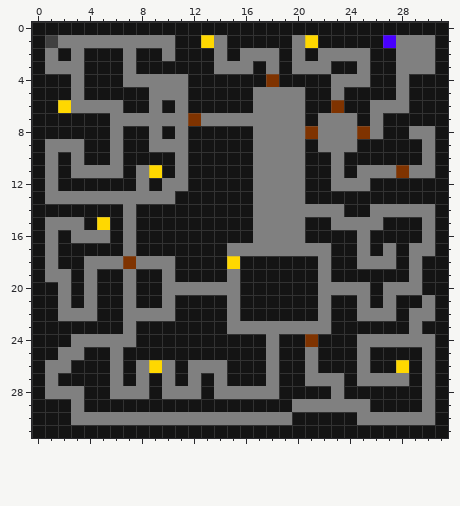
Pixel-art sprite, stored at Game/map7.png. Above: the version before the commit.
The file is 32x32 pixels.
And afterwards:
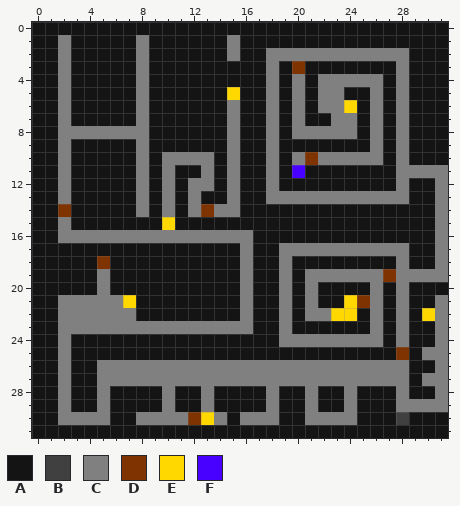
Palette (. is transparent): A #141414  B #404040  C #808080  D #7f3300  E #ffd800  F #4800ff
Change:
y 1: x 1 B -> A; x 3..7 CCCCC -> AAAAA; x 9..10 CC -> AA; x 13..15 ECA -> AAC; x 20..21 CE -> AA; x 27..30 FCCC -> AAAA
y 2: x 1..3 CAC -> ACA; x 7..8 CA -> AC; x 10 C -> A; x 14..17 CACC -> ACAA; x 19 A -> C; x 21 A -> C; x 26..27 AA -> CC; x 29..30 CC -> AA
y 3: x 1 C -> A; x 3 C -> A; x 7..8 CA -> AC; x 14..16 CCC -> AAA; x 20..22 CCC -> DAA; x 25 C -> A; x 29..30 CC -> AA
y 4: x 2..3 AC -> CA; x 7 C -> A; x 9..11 CCC -> AAA; x 18 D -> C; x 20 A -> C; x 22 A -> C; x 26 A -> C
y 5: x 2..3 AC -> CA; x 8..11 ACCC -> CAAA; x 15 A -> E; x 17 C -> A; x 19 C -> A; x 22 A -> C; x 26 A -> C
y 6: x 2..6 ECCCC -> CAAAA; x 8..9 AC -> CA; x 11 C -> A; x 15 A -> C; x 17 C -> A; x 19 C -> A; x 22..24 ADA -> CCE; x 27 C -> A
y 7: x 2 A -> C; x 6..7 CC -> AA; x 9..14 CCCDCC -> AAAAAA; x 16..17 CC -> AA; x 19 C -> A; x 22 C -> A; x 28 A -> C
y 8: x 2..5 AAAA -> CCCC; x 7..9 AAC -> CCA; x 11 C -> A; x 15 A -> C; x 17 C -> A; x 19 C -> A; x 21 D -> C; x 25 D -> A; x 28..30 ACC -> CAA
y 9: x 1 C -> A; x 3 C -> A; x 6 C -> A; x 8..11 ACCC -> CAAA; x 15 A -> C; x 17 C -> A; x 19..20 CC -> AA; x 22..24 CCC -> AAA; x 26 A -> C; x 28 A -> C; x 30 C -> A
y 10: x 1..3 CAC -> ACA; x 6 C -> A; x 8 A -> C; x 10 A -> C; x 12..13 AA -> CC; x 15 A -> C; x 17 C -> A; x 19 C -> A; x 21..22 AA -> DC; x 24..26 AAA -> CCC; x 28 A -> C; x 30 C -> A
y 11: x 1..6 CACCCC -> ACAAAA; x 9..11 EAC -> ACA; x 13 A -> C; x 15 A -> C; x 17 C -> A; x 19..20 CC -> AF; x 23 C -> A; x 25..28 CCCD -> AAAC; x 31 A -> C
y 12: x 1..2 CA -> AC; x 11..13 CAA -> ACC; x 15 A -> C; x 17 C -> A; x 19..20 CC -> AA; x 23..25 CCC -> AAA; x 28 A -> C; x 31 A -> C
y 13: x 1 C -> A; x 3..7 CCCCC -> AAAAA; x 9 C -> A; x 12 A -> C; x 15 A -> C; x 17 C -> A; x 21..28 AAAAAAAA -> CCCCCCCC; x 31 A -> C
y 14: x 2 A -> D; x 7..8 CA -> AC; x 10 A -> C; x 12..15 AAAA -> CDCC; x 17..23 CCCCCCC -> AAAAAAA; x 26..31 CCCCCA -> AAAAAC
y 15: x 1 C -> A; x 3 C -> A; x 5 E -> A; x 7 C -> A; x 10 A -> E; x 17..20 CCCC -> AAAA; x 23..26 CCCC -> AAAA; x 30..31 CA -> AC
y 16: x 1..2 CA -> AC; x 6 A -> C; x 8..20 AAAAAAAAACCCC -> CCCCCCCCCAAAA; x 25 C -> A; x 30..31 CA -> AC
y 17: x 1 C -> A; x 7 C -> A; x 15 C -> A; x 17..18 CC -> AA; x 23..24 AA -> CC; x 26 A -> C; x 28..31 ACCA -> CAAC
y 18: x 1 C -> A; x 4..10 CCCDCCC -> ADAAAAA; x 15..16 EA -> AC; x 19 A -> C; x 22 C -> A; x 25..29 CCCAC -> AAACA; x 31 A -> C
y 19: x 1..2 CC -> AA; x 4..5 CA -> AC; x 7 C -> A; x 10 C -> A; x 15..16 CA -> AC; x 19 A -> C; x 21 A -> C; x 23..28 AAAAAA -> CCCCDC; x 30..31 AA -> CC
y 20: x 2 C -> A; x 4..5 CA -> AC; x 7 C -> A; x 10..16 CCCCCCA -> AAAAAAC; x 19 A -> C; x 21..27 ACCCCAC -> CAAAACA; x 29 C -> A
y 21: x 3 A -> C; x 5..7 AAC -> CCE; x 10 C -> A; x 15..16 CA -> AC; x 19 A -> C; x 21..22 AC -> CA; x 24..28 ACACA -> EDCAC; x 30..31 CA -> AC
y 22: x 5..6 AA -> CC; x 8..10 CCC -> AAA; x 15..16 CA -> AC; x 19 A -> C; x 21 A -> C; x 23..25 AAC -> EEA; x 27..31 CACCA -> ACAEC
y 23: x 2..6 AAAAA -> CCCCC; x 8..14 AAAAAAA -> CCCCCCC; x 17..18 CC -> AA; x 20..22 CCC -> AAA; x 26 A -> C; x 28..29 AC -> CA; x 31 A -> C
y 24: x 2..7 ACCCCC -> CAAAAA; x 18..24 CAADAAA -> ACCCCCC; x 27 C -> A; x 29..31 CCA -> AAC
y 25: x 3 C -> A; x 6 C -> A; x 18 C -> A; x 21 C -> A; x 25 C -> A; x 28 A -> D; x 31 A -> C
y 26: x 1 C -> A; x 5 A -> C; x 7 A -> C; x 9 E -> C; x 11 A -> C; x 15..17 AAA -> CCC; x 19..20 AA -> CC; x 22..24 AAA -> CCC; x 26..28 AAE -> CCC; x 30..31 CA -> AC
y 27: x 1..2 CA -> AC; x 5 A -> C; x 7 A -> C; x 9 A -> C; x 11 A -> C; x 13 A -> C; x 15..17 AAA -> CCC; x 19..20 AA -> CC; x 24 A -> C; x 31 A -> C
y 28: x 1 C -> A; x 3 C -> A; x 5..8 ACCC -> CAAA; x 11..17 CCACCCC -> AACAAAA; x 21 A -> C; x 23..24 CA -> AC; x 28 A -> C; x 30..31 CA -> AC
y 29: x 2..3 AC -> CA; x 5 A -> C; x 10 A -> C; x 13 A -> C; x 18 A -> C; x 20 C -> A; x 22..23 CC -> AA; x 25 C -> A; x 28..29 AA -> CC; x 31 A -> C
y 30: x 2 A -> C; x 6..7 CC -> AA; x 12..13 CC -> DE; x 15 C -> A; x 19 C -> A; x 21..30 AAAACCCCCC -> CCCCAAABAA
Where, in picture pixels (left, top, right, bottom), the same in both pictures:
changed: (45, 35, 448, 425)
